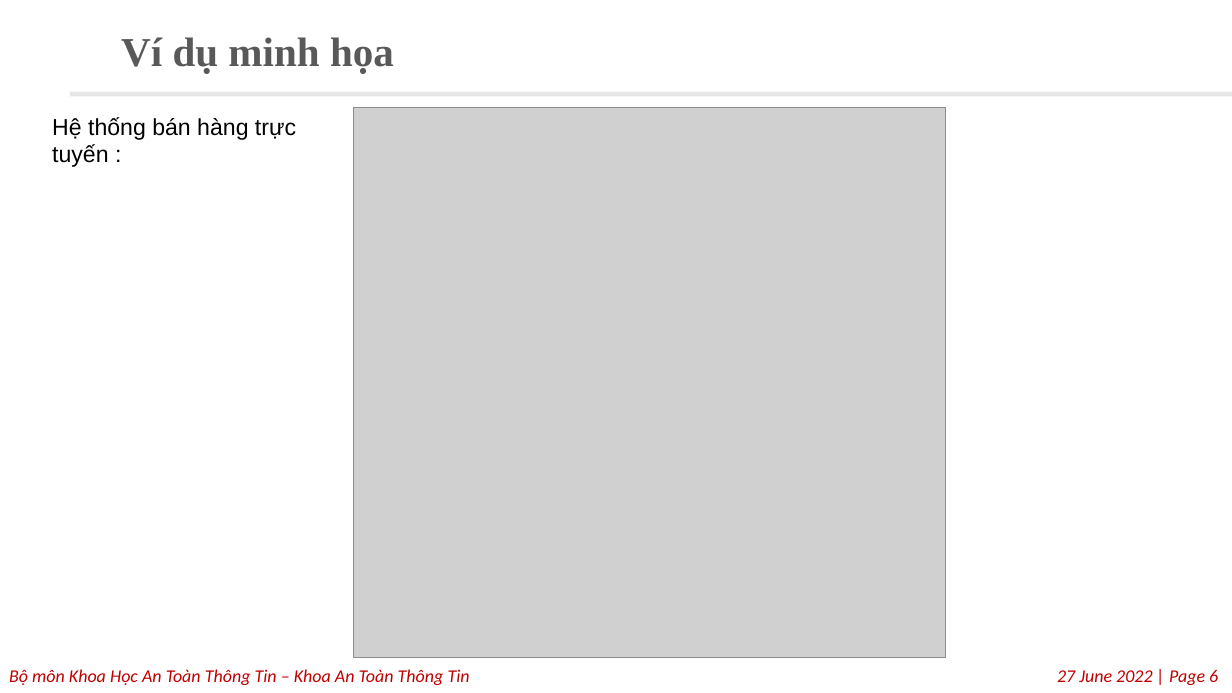
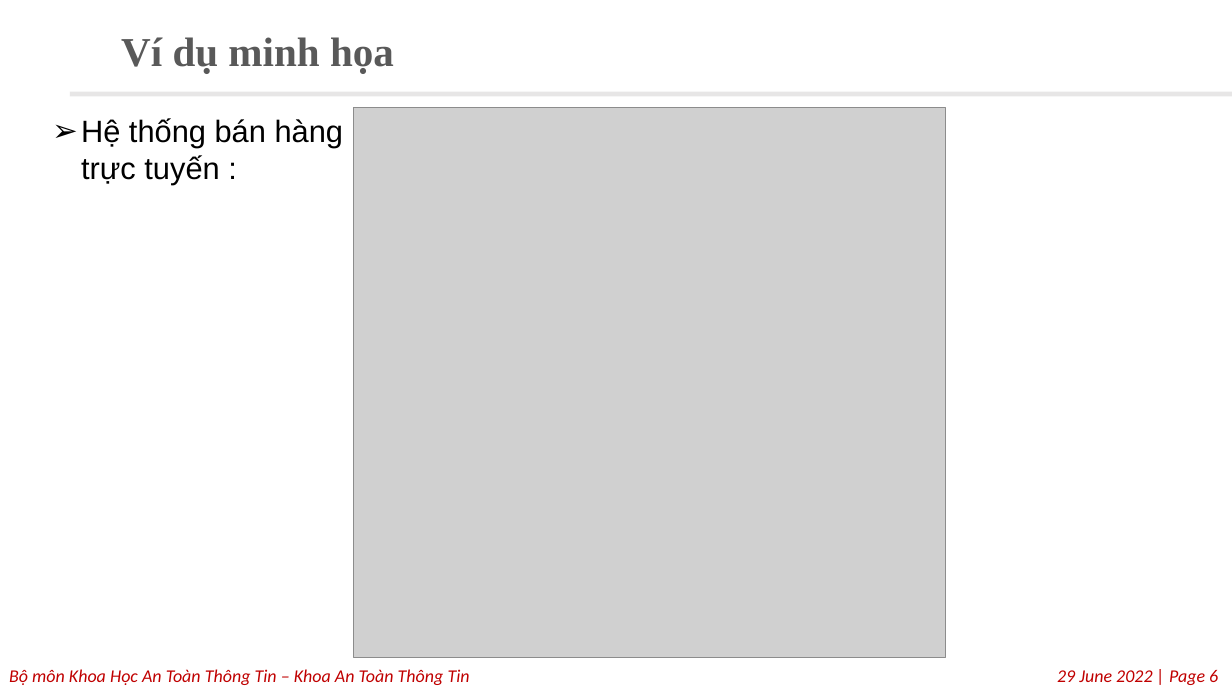
Before and after one commit to tiephunter/Traefik, a slide deck: slide 6 of Phương pháp cân bằng tải traefik.pptx. Drawn at 1232x693 pixels with LibreOffice and Linux fonts; fonts in the diff are those of the drawing; grey boxes stand for pictures; background and template pictures are left out. Boxes give left, top, right and bottom in pixels: in the first picture for what was removed or moved away, otherwise in the second. Text is boxed around its words. In the diff, an @@ line names an element or a change of style, - is before the commit and + after.

```diff
--- a/Phương pháp cân bằng tải traefik.pptx
+++ b/Phương pháp cân bằng tải traefik.pptx
@@ text at [81, 118, 343, 185]: text changed; size 18 to 24 pt @@
-Hệ thống bán hàng trực
-tuyến :
+➢ Hệ thống bán hàng trực tuyến :
@@ text at [1057, 670, 1218, 685]: text changed @@
-27 June 2022 | Page 6
+29 June 2022 | Page 6
```
Also in this commit, not shown: 7 other slides changed, 5 slides added, 4 slides removed, 7 other files.
